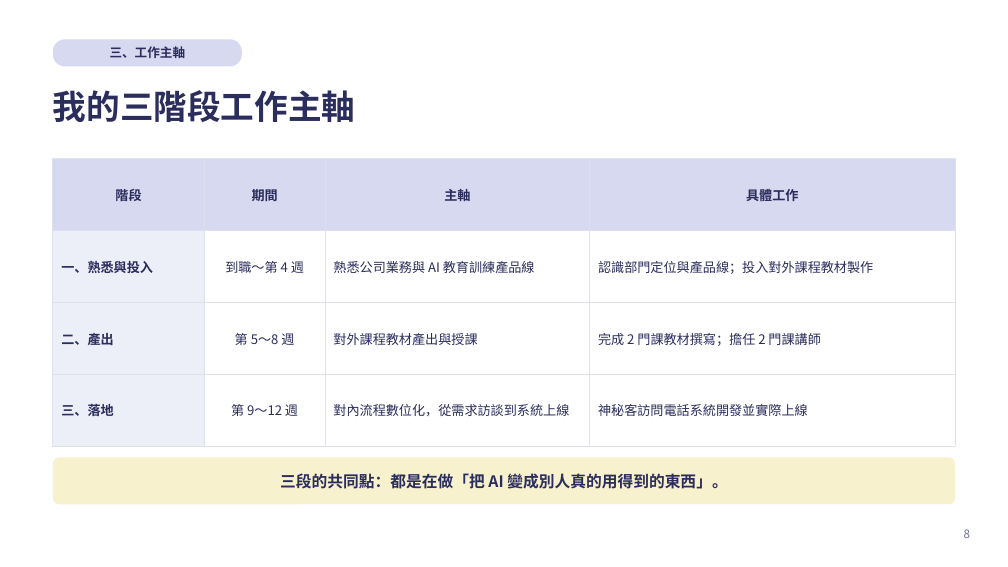
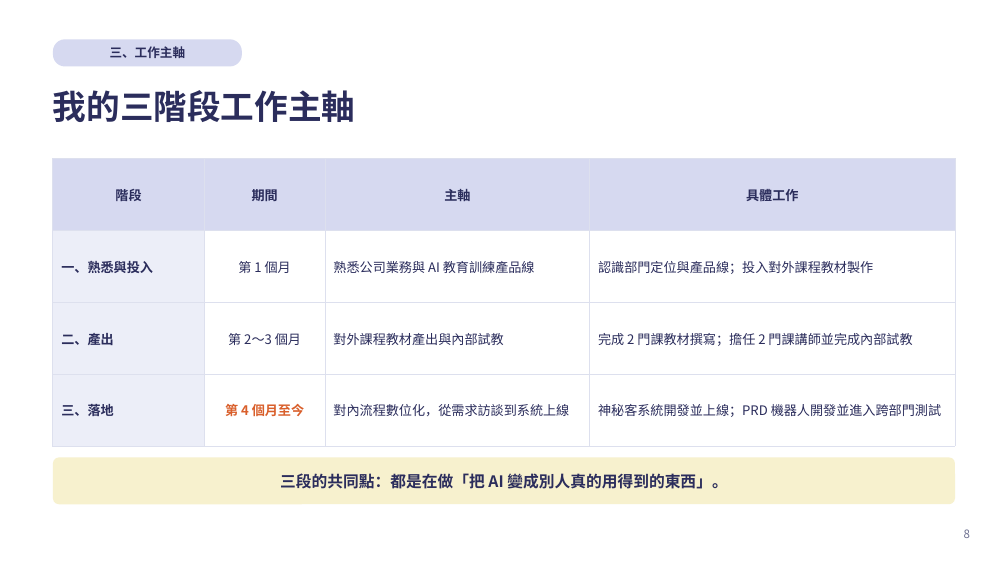
Before and after one commit to kirihuang-bit/freshman-report, a slide deck: slide 8 of 黃家朗新人報告.pptx. Drawn at 1008x567 pixels with LibreOffice and Linux fonts; fonts in the diff are those of the drawing. Boxes give left, top, right and bottom in pixels: in the first picture for what was removed or moved away, otherwise in the second. Text is boxed around its words. In the diff, an @@ line names an element or a change of style, - is before the commit and + after.

```diff
--- a/黃家朗新人報告.pptx
+++ b/黃家朗新人報告.pptx
@@ table at [53,159,955,421] @@
-row 2, column 2: 到職～第 4 週
+row 2, column 2: 第 1 個月
-row 3: 二、產出 | 第 5～8 週 | 對外課程教材產出與授課 | 完成 2 門課教材撰寫；擔任 2 門課講師
+row 3: 二、產出 | 第 2～3 個月 | 對外課程教材產出與內部試教 | 完成 2 門課教材撰寫；擔任 2 門課講師並完成內部試教
-row 4, column 2: 第 9～12 週
+row 4, column 2: 第 4 個月至今
-row 4, column 4: 神秘客訪問電話系統開發並實際上線
+row 4, column 4: 神秘客系統開發並上線；PRD 機器人開發並進入跨部門測試
```
Also in this commit, not shown: 18 other slides changed, 4 slides added, 1 slide removed, 4 other files.
